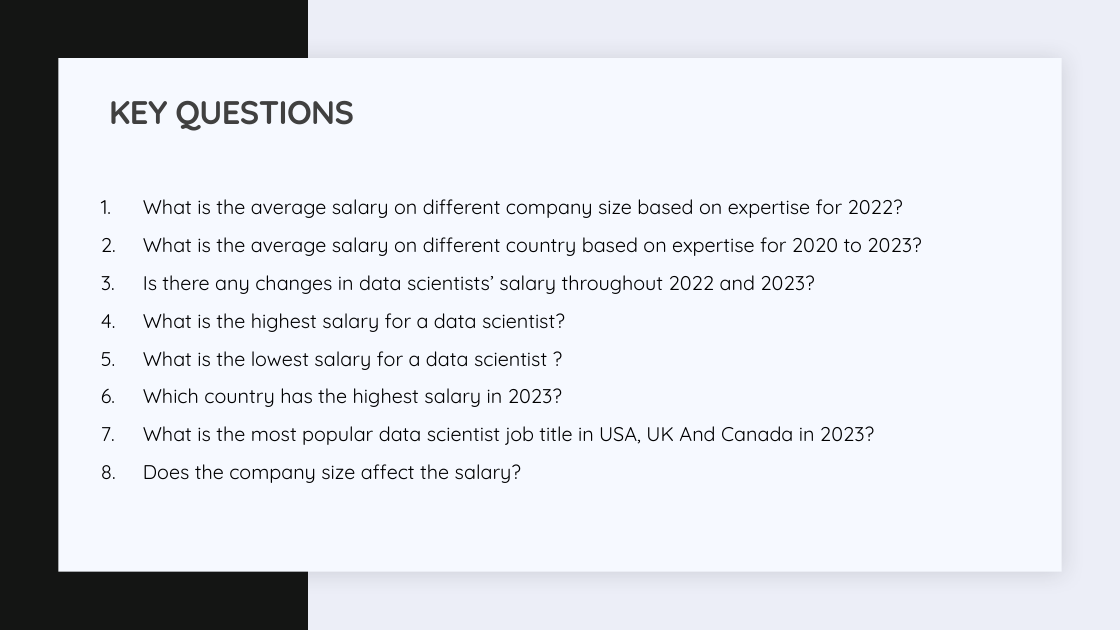
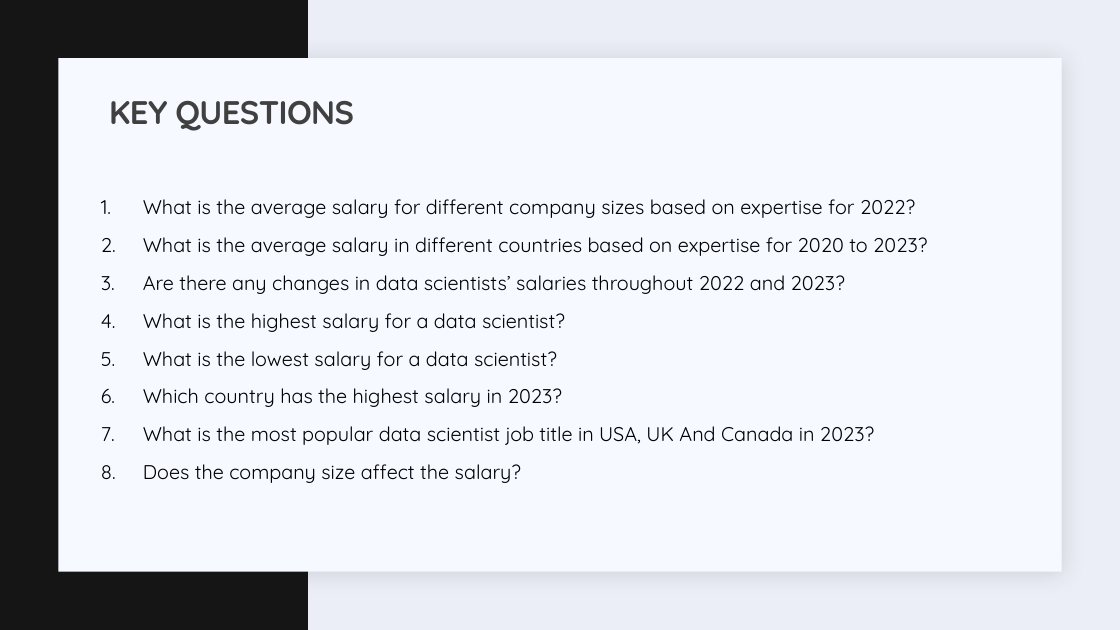
Before and after one commit to JEDDTT/Software-Projects, a slide deck: slide 30 of Data Analysis/DATA SCIENTIST SALARY.pptx (slide 28 before the commit). Drawn at 1120x630 pixels with LibreOffice and Linux fonts; fonts in the diff are those of the drawing. Boxes give left, top, right and bottom in pixels: in the first picture for what was removed or moved away, otherwise in the second. Text is boxed around its words. In the diff, an @@ line names an element or a change of style, - is before the commit and + after.

```diff
--- a/Data Analysis/DATA SCIENTIST SALARY.pptx
+++ b/Data Analysis/DATA SCIENTIST SALARY.pptx
@@ text at (x1=143, y1=199, x2=927, y2=294): text changed @@
-1. What is the average salary on different company size based on expertise for 2022?
-2. What is the average salary on different country based on expertise for 2020 to 2023?
-3. Is there any changes in data scientists’ salary throughout 2022 and 2023?
+1. What is the average salary for different company sizes based on expertise for 2022?
+2. What is the average salary in different countries based on expertise for 2020 to 2023?
+3. Are there any changes in data scientists’ salaries throughout 2022 and 2023?
@@ text at (x1=143, y1=351, x2=557, y2=370): spaces changed @@
-5. What is the lowest salary for a data scientist ?
+5. What is the lowest salary for a data scientist?
```
Also in this commit, not shown: 23 other slides changed, 5 slides added, 13 other files.
